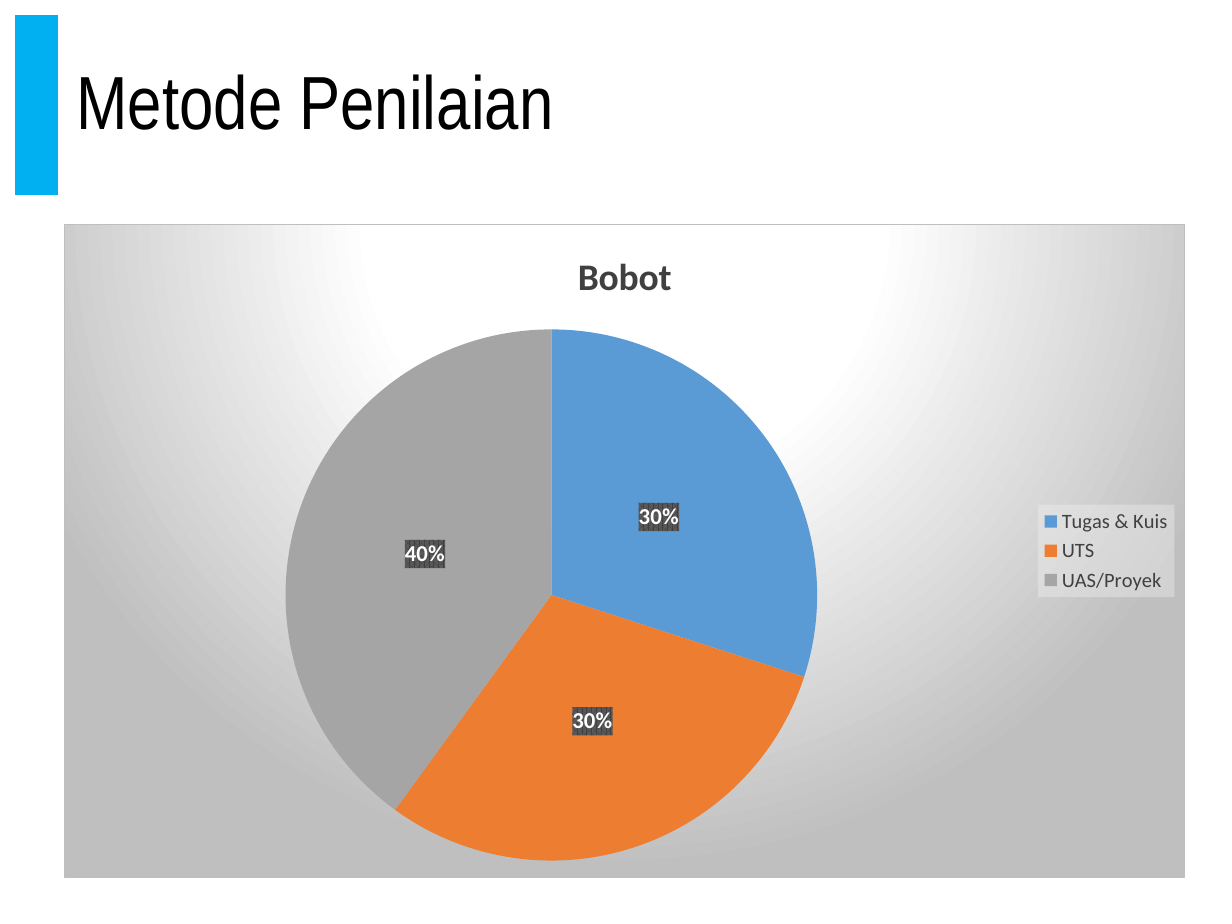
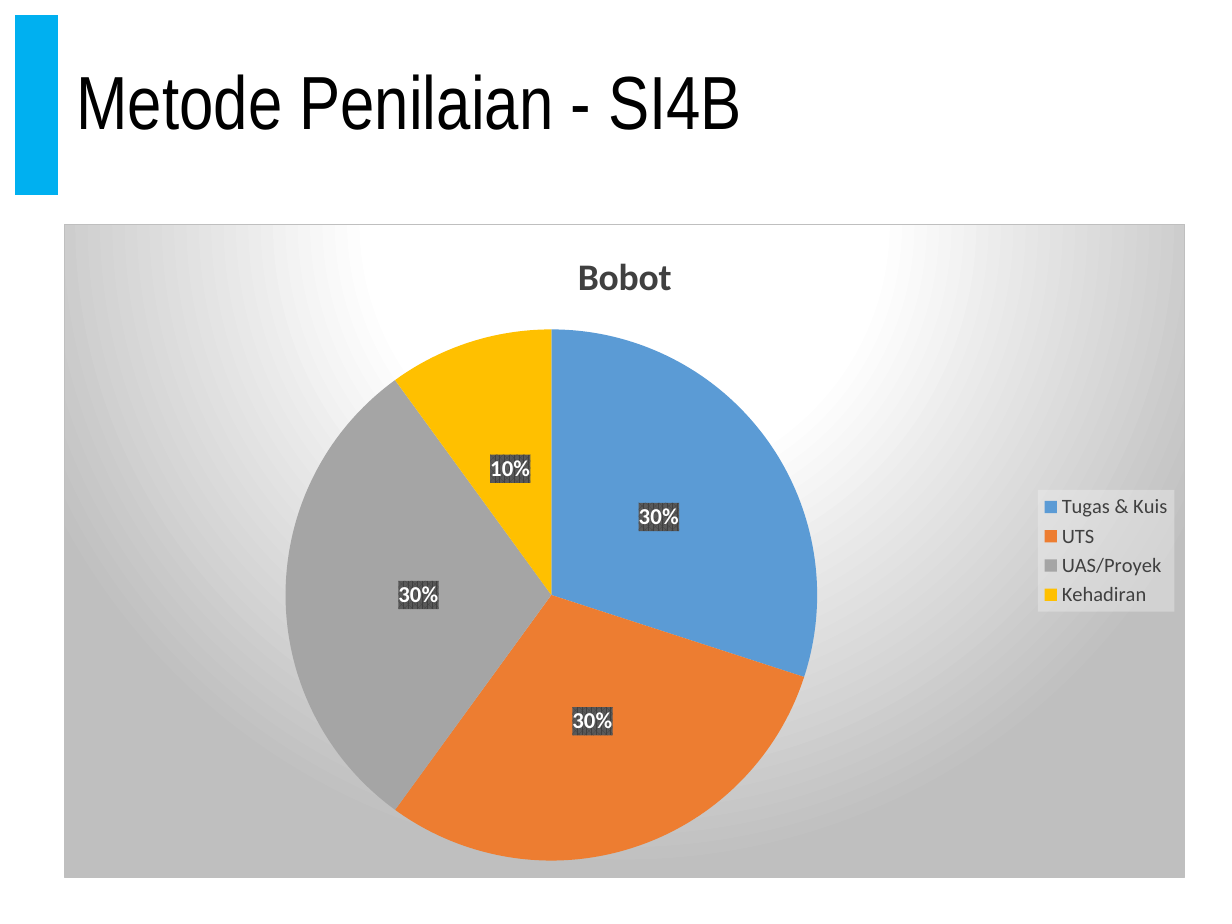
Before and after one commit to doniaft/Keamanan-Informasi, a slide deck: slide 37 of 1. Bahan Ajar/01. Keamanan Informasi - Pendahuluan.pptx (slide 53 before the commit). Drawn at 1232x924 pixels with LibreOffice and Linux fonts; fonts in the diff are those of the drawing. Boxes give left, top, right and bottom in pixels: in the first picture for what was removed or moved away, otherwise in the second. Text is boxed around its words. In the diff, an @@ line names an element or a change of style, - is before the commit and + after.

```diff
--- a/1. Bahan Ajar/01. Keamanan Informasi - Pendahuluan.pptx
+++ b/1. Bahan Ajar/01. Keamanan Informasi - Pendahuluan.pptx
@@ title at <box>76,74,742,130</box>: text changed @@
-Metode Penilaian
+Metode Penilaian - SI4B
@@ pie chart at <box>64,223,1185,877</box> @@
-categories: Tugas & Kuis, UTS, UAS/Proyek
+categories: Tugas & Kuis, UTS, UAS/Proyek, Kehadiran
-Bobot: 30, 30, 40
+Bobot: 30, 30, 30, 10
```
Also in this commit, not shown: 3 other slides changed, 6 slides added, 17 slides removed, 1 other file.
